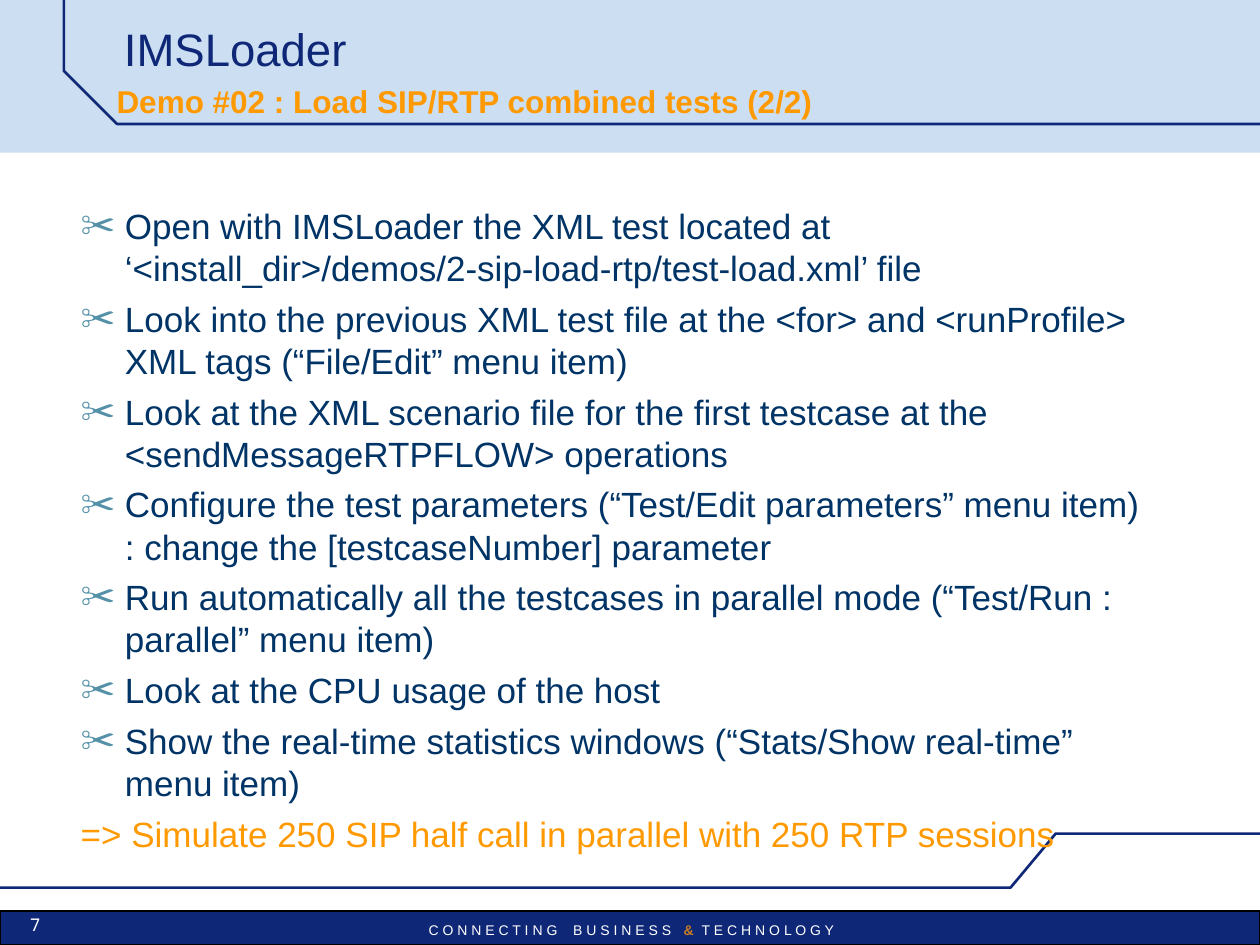
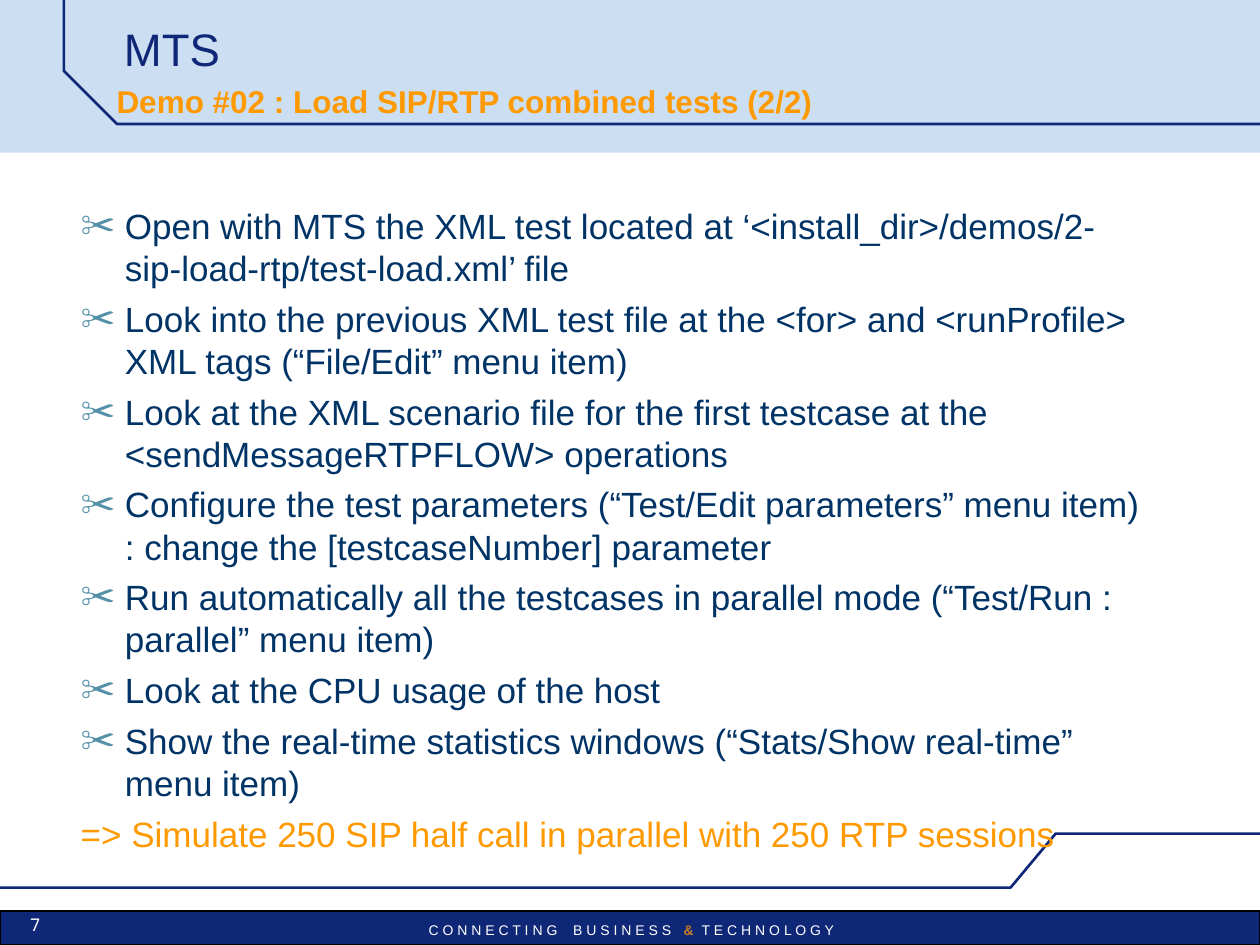
Before and after one commit to vu3mmg/mts-project, a slide deck: slide 7 of trunk/mts/src/main/doc/MTS-Pres-demos.ppt. Drawn at 1260x945 pixels with LibreOffice and Linux fonts; fonts in the diff are those of the drawing; background and template pictures are left out. Boxes give left, top, right and bottom in pixels: in the first picture for what was removed or moved away, otherwise in the second. Text is boxed around its words. In the diff, an @@ line names an element or a change of style, - is before the commit and + after.

```diff
--- a/trunk/mts/src/main/doc/MTS-Pres-demos.ppt
+++ b/trunk/mts/src/main/doc/MTS-Pres-demos.ppt
@@ title at <box>124,34,220,67</box>: text changed @@
-IMSLoader
+MTS
@@ text at <box>125,213,1095,288</box>: text changed @@
-✂ Open with IMSLoader the XML test located at ‘<install_dir>/demos/2-sip-load-rtp/test-load.xml’ file
+✂ Open with MTS the XML test located at ‘<install_dir>/demos/2-sip-load-rtp/test-load.xml’ file
```
Also in this commit, not shown: 24 other slides changed, 35 other files.
